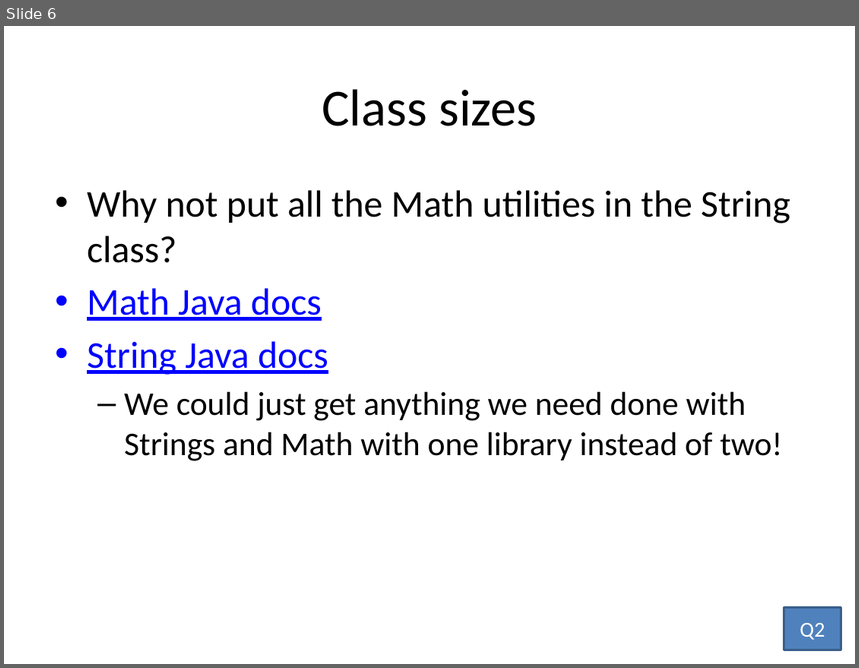
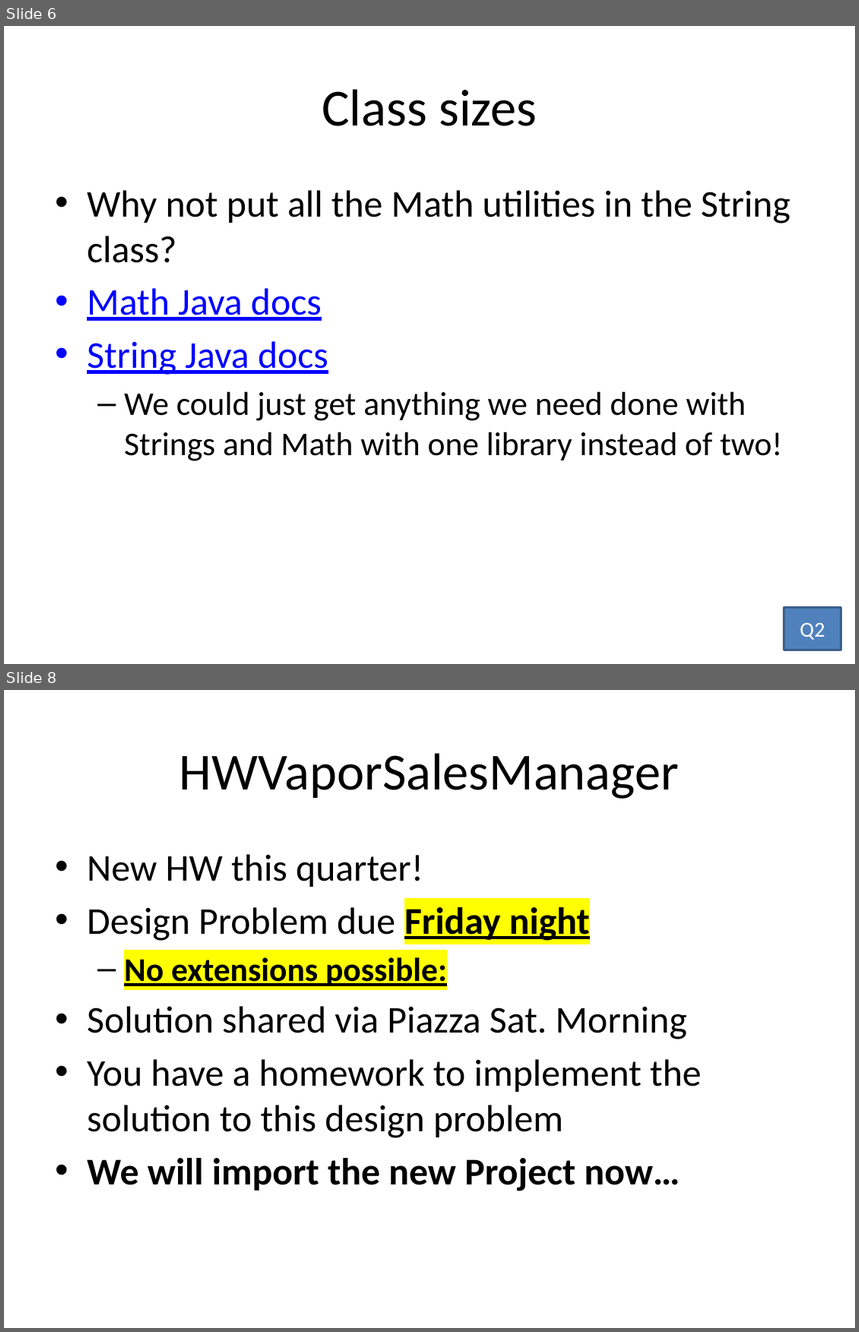
Before and after one commit to RHIT-CSSE/csse220, a slide deck: ClassMaterials/Encapsulation/Slides/Part2-SETechniques-Principle3.pptx. Shown one above the other, each under a label of ours: slide 6 before the commit, slides 6 and 8 after it; the slides between them are not shown. The pictures are 859x668 and 859x1332 pixels, drawn with LibreOffice and Linux fonts; fonts in the diff are those of the drawing. Boxes give left, top, right and bottom in pixels: in the first picture for what was removed or moved away, otherwise in the second. Text is boxed around its words. In the diff, an @@ line names an element or a change of style, - is before the commit and + after.

```diff
--- a/ClassMaterials/Encapsulation/Slides/Part2-SETechniques-Principle3.pptx
+++ b/ClassMaterials/Encapsulation/Slides/Part2-SETechniques-Principle3.pptx
@@ slide 8 added at <box>4,690,855,1328</box>, background #FFFFFF @@
@@ title added at <box>180,753,679,799</box>, 44 pt, text #000000 @@
+HWVaporSalesManager
@@ text added at <box>87,854,702,1192</box>, 32 pt, text #000000 @@
+• New HW this quarter!
+• Design Problem due Friday night
+  – No extensions possible:
+• Solution shared via Piazza Sat. Morning
+• You have a homework to implement the solution to this design problem
+• We will import the new Project now…
```
Also in this commit, not shown: 2 slides changed, 2 other slides added, 48 other files.
